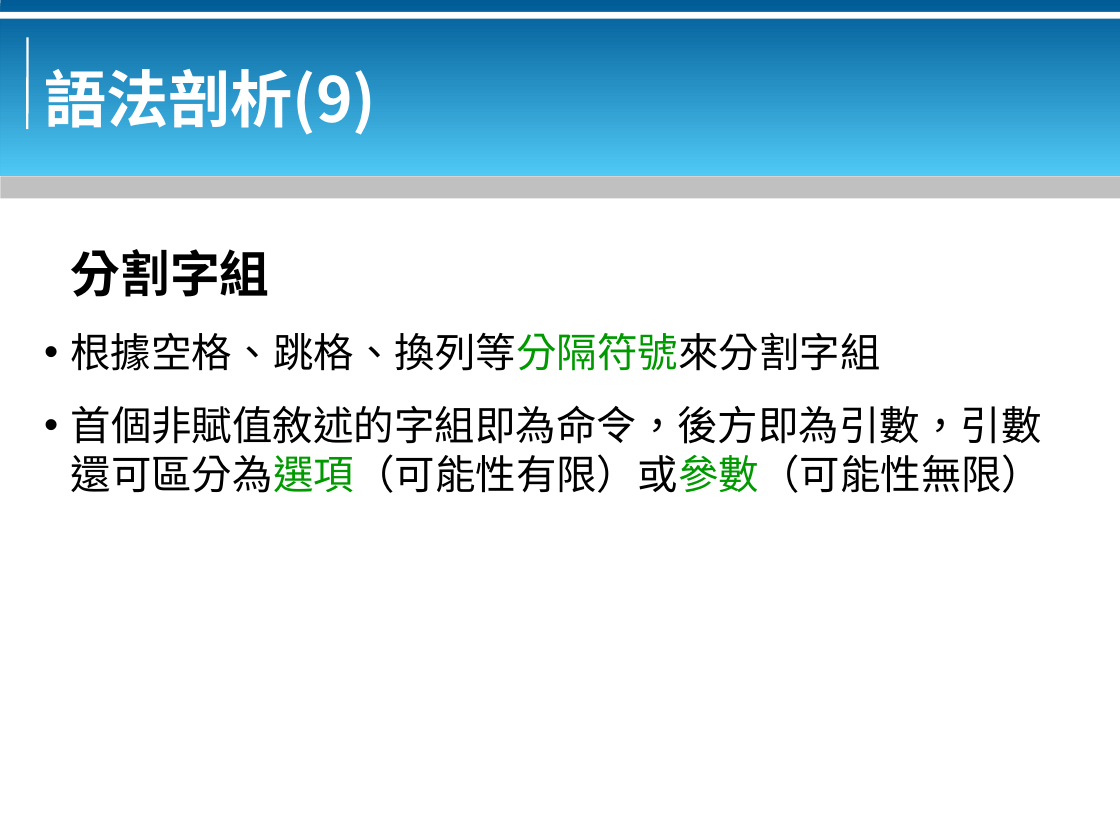
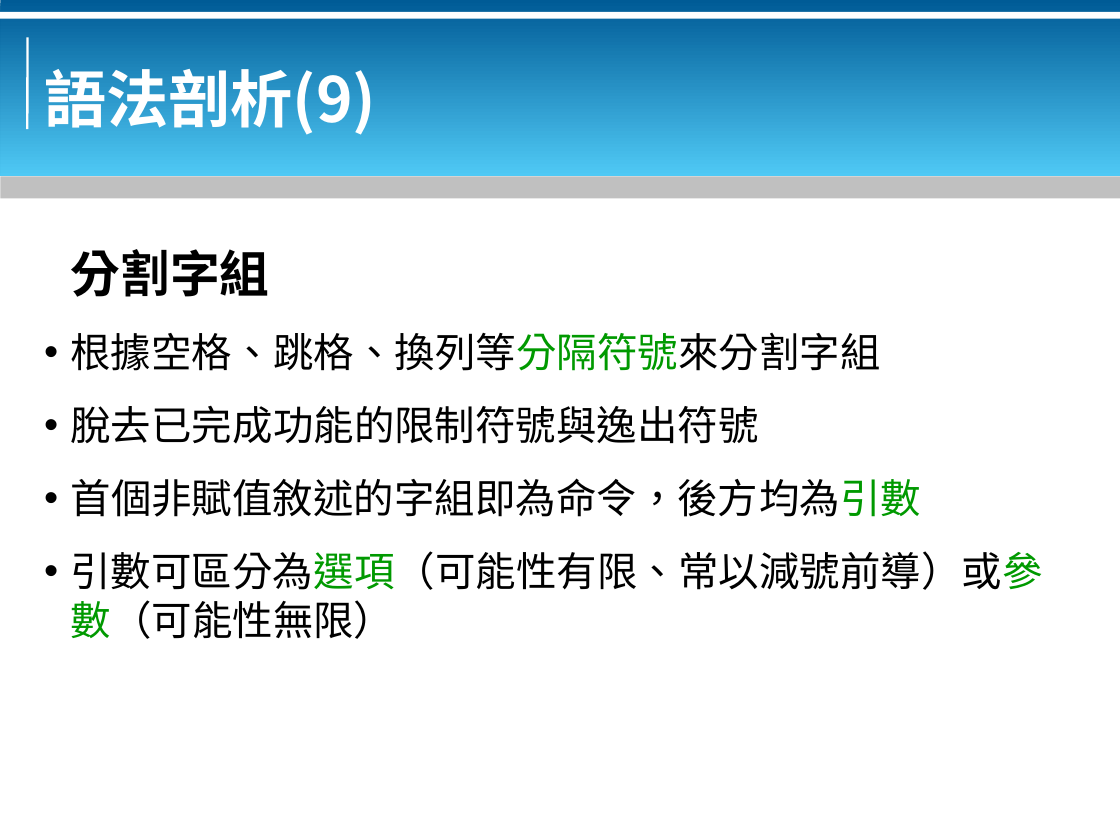
Before and after one commit to bluebat/.presentations, a slide deck: slide 15 of bash-basics.odp. Drawn at 1120x840 pixels with LibreOffice and Linux fonts; fonts in the diff are those of the drawing; background and template pictures are left out. Boxes give left, top, right and bottom in pixels: in the first picture for what was removed or moved away, otherwise in the second. Text is boxed around its words. In the diff, an @@ line names an element or a change of style, - is before the commit and + after.

```diff
--- a/bash-basics.odp
+++ b/bash-basics.odp
@@ text at [71,405,1043,639]: text changed @@
-• 首個非賦值敘述的字組即為命令，後方即為引數，引數還可區分為選項（可能性有限）或參數（可能性無限）
+• 脫去已完成功能的限制符號與逸出符號
+• 首個非賦值敘述的字組即為命令，後方均為引數
+• 引數可區分為選項（可能性有限、常以減號前導）或參數（可能性無限）
```
Also in this commit, not shown: 11 other slides changed.
